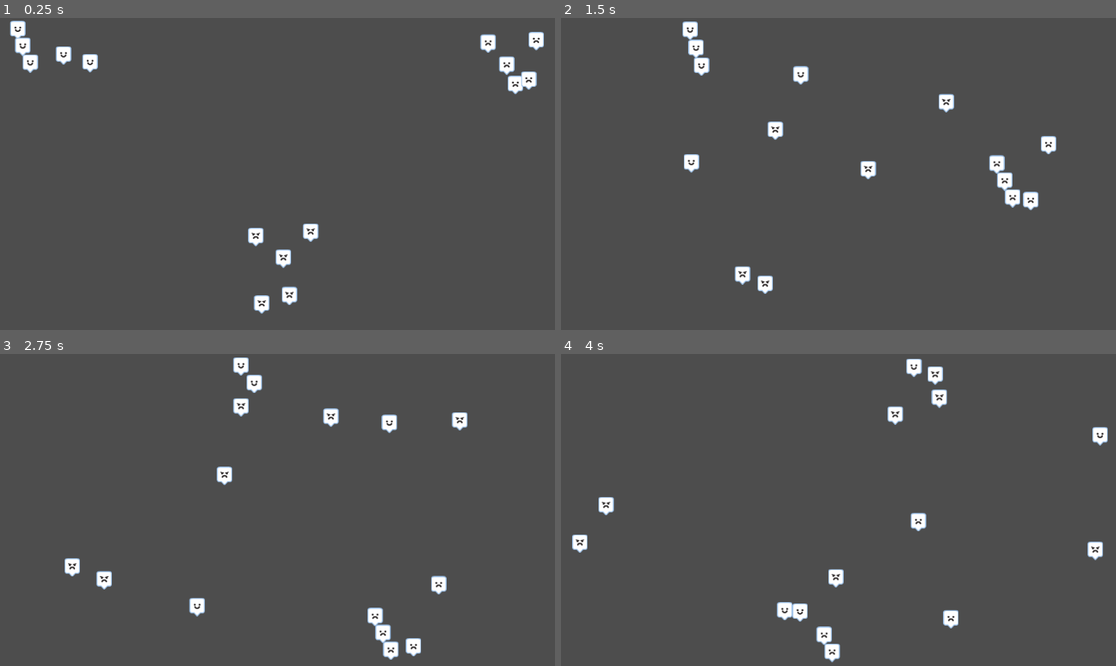
Above: before the commit, frames 1-4 (two rows, left to right).
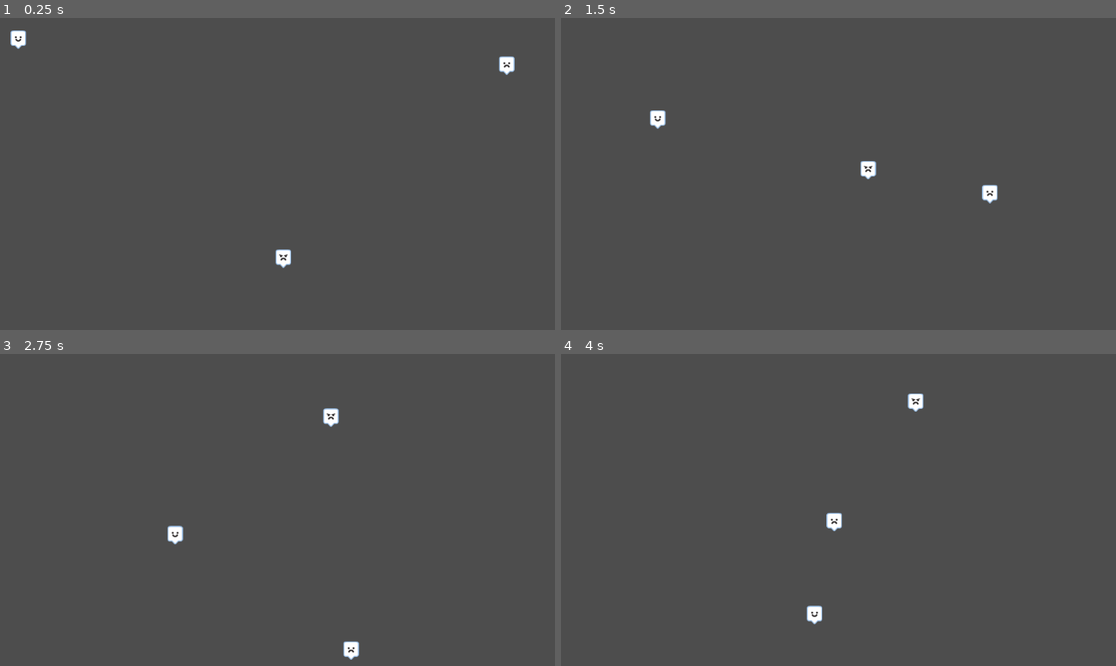
Above: after the commit, the same moments.

Repository: Steve-2045/nexus
Game: Godot game, scene res://espacio/mundo.tscn
Two runs of this game, one before a commit and one after it. Both use one fixed random seed, a clock stepped at 60 frames per second and the inputs below.
Inputs:
- Up to frame 1 (0.25 s): no input
- Up to frame 2 (1.5 s): no input
- Up to frame 3 (2.75 s): no input
- Up to frame 4 (4 s): no input

The runs differ from the first frame. In frame 1, 1.8% of the frame differs, in the area x 1-98%, y 0-95%; in frame 2, 2.3%; in frame 3, 2.3%; in frame 4, 2.6%, in the area x 2-99%, y 1-99%.

Commit message:
Fix rock-paper-scissors logic for guaranteed convergence

Diff:
--- a/espacio/mundo.tscn
+++ b/espacio/mundo.tscn
@@ -16,58 +16,10 @@
 position = Vector2(579, 534)
 script = ExtResource("2_5o1ci")
 
-[node name="Angry2" parent="." instance=ExtResource("1_1xg4q")]
-position = Vector2(616, 496)
-script = ExtResource("2_5o1ci")
-
-[node name="Angry3" parent="." instance=ExtResource("1_1xg4q")]
-position = Vector2(547, 496)
-script = ExtResource("2_5o1ci")
-
-[node name="Angry4" parent="." instance=ExtResource("1_1xg4q")]
-position = Vector2(621, 541)
-script = ExtResource("2_5o1ci")
-
-[node name="Angry5" parent="." instance=ExtResource("1_1xg4q")]
-position = Vector2(528, 552)
-script = ExtResource("2_5o1ci")
-
 [node name="Happy" parent="." instance=ExtResource("2_fawxr")]
 position = Vector2(41, 36)
-script = ExtResource("3_fawxr")
-
-[node name="Happy2" parent="." instance=ExtResource("2_fawxr")]
-position = Vector2(129, 89)
-script = ExtResource("3_fawxr")
-
-[node name="Happy3" parent="." instance=ExtResource("2_fawxr")]
-position = Vector2(31, 94)
-script = ExtResource("3_fawxr")
-
-[node name="Happy4" parent="." instance=ExtResource("2_fawxr")]
-position = Vector2(85, 110)
-script = ExtResource("3_fawxr")
-
-[node name="Happy5" parent="." instance=ExtResource("2_fawxr")]
-position = Vector2(106, 36)
 script = ExtResource("3_fawxr")
 
 [node name="Sad" parent="." instance=ExtResource("3_5o1ci")]
 position = Vector2(1082, 49)
 script = ExtResource("6_nfilq")
-
-[node name="Sad2" parent="." instance=ExtResource("3_5o1ci")]
-position = Vector2(1132, 41)
-script = ExtResource("6_nfilq")
-
-[node name="Sad3" parent="." instance=ExtResource("3_5o1ci")]
-position = Vector2(1057, 104)
-script = ExtResource("6_nfilq")
-
-[node name="Sad4" parent="." instance=ExtResource("3_5o1ci")]
-position = Vector2(1108, 117)
-script = ExtResource("6_nfilq")
-
-[node name="Sad5" parent="." instance=ExtResource("3_5o1ci")]
-position = Vector2(1020, 53)
-script = ExtResource("6_nfilq")
--- a/personajes/angry.gd
+++ b/personajes/angry.gd
@@ -117,38 +117,14 @@
 	# - Pierde contra SAD (Tijera)
 
 	if other_type == "happy":
-		# Angry vence a Happy
+		# Angry vence a Happy - Solo el ganador transforma
 		other_body.change_to("angry")
-	elif other_type == "sad":
-		# Sad vence a Angry
-		change_to("sad")
 
-	# Efecto rebote después de colisión
-	apply_collision_bounce(other_body)
-
-func apply_collision_bounce(other_body):
-	# Calcular dirección de separación
-	var separation = (global_position - other_body.global_position).normalized()
-
-	# Aplicar nueva dirección manteniendo velocidad constante
-	linear_velocity = separation * current_speed
-
-	# Añadir pequeña variación aleatoria a la dirección
-	var random_angle = randf_range(-0.2, 0.2)  # ±11 grados
-	linear_velocity = linear_velocity.rotated(random_angle)
-
-	# Asegurar velocidad constante después del rebote
-	linear_velocity = linear_velocity.normalized() * current_speed
 
 func change_to(new_type: String):
 	if new_type != emotion_type:
 		emotion_type = new_type
 		update_sprite()
-
-		# Mantener la misma velocidad, solo cambiar dirección ligeramente
-		var random_angle = randf_range(-0.1, 0.1)  # Pequeña variación
-		linear_velocity = linear_velocity.rotated(random_angle)
-		linear_velocity = linear_velocity.normalized() * current_speed
 
 func get_emotion_type() -> String:
 	return emotion_type
--- a/personajes/angry.tscn
+++ b/personajes/angry.tscn
@@ -1,8 +1,10 @@
-[gd_scene load_steps=3 format=3 uid="uid://bd7eqwp7c8b5r"]
+[gd_scene load_steps=4 format=3 uid="uid://bd7eqwp7c8b5r"]
 
 [ext_resource type="Texture2D" uid="uid://b0u0kfqrikn8m" path="res://sprites/emote_faceAngry.png" id="1_0hwbq"]
 
 [sub_resource type="CapsuleShape2D" id="CapsuleShape2D_f8alv"]
+
+[sub_resource type="CircleShape2D" id="CircleShape2D_0hwbq"]
 
 [node name="Angry" type="RigidBody2D"]
 
@@ -12,3 +14,9 @@
 [node name="CollisionShape2D" type="CollisionShape2D" parent="."]
 scale = Vector2(1.60383, 1.28944)
 shape = SubResource("CapsuleShape2D_f8alv")
+
+[node name="Area2D" type="Area2D" parent="."]
+
+[node name="CollisionShape2D" type="CollisionShape2D" parent="Area2D"]
+scale = Vector2(10, 10)
+shape = SubResource("CircleShape2D_0hwbq")
--- a/personajes/happy.gd
+++ b/personajes/happy.gd
@@ -117,38 +117,14 @@
 	# - Pierde contra ANGRY (Papel)
 
 	if other_type == "sad":
-		# Happy vence a Sad
+		# Happy vence a Sad - Solo el ganador transforma
 		other_body.change_to("happy")
-	elif other_type == "angry":
-		# Angry vence a Happy
-		change_to("angry")
 
-	# Efecto rebote después de colisión
-	apply_collision_bounce(other_body)
-
-func apply_collision_bounce(other_body):
-	# Calcular dirección de separación
-	var separation = (global_position - other_body.global_position).normalized()
-
-	# Aplicar nueva dirección manteniendo velocidad constante
-	linear_velocity = separation * current_speed
-
-	# Añadir pequeña variación aleatoria a la dirección
-	var random_angle = randf_range(-0.2, 0.2)  # ±11 grados
-	linear_velocity = linear_velocity.rotated(random_angle)
-
-	# Asegurar velocidad constante después del rebote
-	linear_velocity = linear_velocity.normalized() * current_speed
 
 func change_to(new_type: String):
 	if new_type != emotion_type:
 		emotion_type = new_type
 		update_sprite()
-
-		# Mantener la misma velocidad, solo cambiar dirección ligeramente
-		var random_angle = randf_range(-0.1, 0.1)  # Pequeña variación
-		linear_velocity = linear_velocity.rotated(random_angle)
-		linear_velocity = linear_velocity.normalized() * current_speed
 
 func get_emotion_type() -> String:
 	return emotion_type
--- a/personajes/happy.tscn
+++ b/personajes/happy.tscn
@@ -1,8 +1,10 @@
-[gd_scene load_steps=3 format=3 uid="uid://cxvk5qsrkrqxr"]
+[gd_scene load_steps=4 format=3 uid="uid://cxvk5qsrkrqxr"]
 
 [ext_resource type="Texture2D" uid="uid://vnmvvhnau1qc" path="res://sprites/emote_faceHappy.png" id="1_eyyqx"]
 
 [sub_resource type="CapsuleShape2D" id="CapsuleShape2D_f8alv"]
+
+[sub_resource type="CircleShape2D" id="CircleShape2D_eyyqx"]
 
 [node name="Happy" type="RigidBody2D"]
 
@@ -12,3 +14,9 @@
 [node name="CollisionShape2D" type="CollisionShape2D" parent="."]
 scale = Vector2(1.60383, 1.28944)
 shape = SubResource("CapsuleShape2D_f8alv")
+
+[node name="Area2D" type="Area2D" parent="."]
+
+[node name="CollisionShape2D" type="CollisionShape2D" parent="Area2D"]
+scale = Vector2(10, 10)
+shape = SubResource("CircleShape2D_eyyqx")
--- a/personajes/sad.gd
+++ b/personajes/sad.gd
@@ -117,38 +117,14 @@
 	# - Pierde contra HAPPY (Piedra)
 
 	if other_type == "angry":
-		# Sad vence a Angry
+		# Sad vence a Angry - Solo el ganador transforma
 		other_body.change_to("sad")
-	elif other_type == "happy":
-		# Happy vence a Sad
-		change_to("happy")
 
-	# Efecto rebote después de colisión
-	apply_collision_bounce(other_body)
-
-func apply_collision_bounce(other_body):
-	# Calcular dirección de separación
-	var separation = (global_position - other_body.global_position).normalized()
-
-	# Aplicar nueva dirección manteniendo velocidad constante
-	linear_velocity = separation * current_speed
-
-	# Añadir pequeña variación aleatoria a la dirección
-	var random_angle = randf_range(-0.2, 0.2)  # ±11 grados
-	linear_velocity = linear_velocity.rotated(random_angle)
-
-	# Asegurar velocidad constante después del rebote
-	linear_velocity = linear_velocity.normalized() * current_speed
 
 func change_to(new_type: String):
 	if new_type != emotion_type:
 		emotion_type = new_type
 		update_sprite()
-
-		# Mantener la misma velocidad, solo cambiar dirección ligeramente
-		var random_angle = randf_range(-0.1, 0.1)  # Pequeña variación
-		linear_velocity = linear_velocity.rotated(random_angle)
-		linear_velocity = linear_velocity.normalized() * current_speed
 
 func get_emotion_type() -> String:
 	return emotion_type
--- a/personajes/sad.tscn
+++ b/personajes/sad.tscn
@@ -1,8 +1,10 @@
-[gd_scene load_steps=3 format=3 uid="uid://30k30ol6k1ui"]
+[gd_scene load_steps=4 format=3 uid="uid://30k30ol6k1ui"]
 
 [ext_resource type="Texture2D" uid="uid://b7ogxo33017se" path="res://sprites/emote_faceSad.png" id="1_g25le"]
 
 [sub_resource type="CapsuleShape2D" id="CapsuleShape2D_f8alv"]
+
+[sub_resource type="CircleShape2D" id="CircleShape2D_g25le"]
 
 [node name="Sad" type="RigidBody2D"]
 scale = Vector2(0.994938, 1.01872)
@@ -13,3 +15,9 @@
 [node name="CollisionShape2D" type="CollisionShape2D" parent="."]
 scale = Vector2(1.60383, 1.28944)
 shape = SubResource("CapsuleShape2D_f8alv")
+
+[node name="Area2D" type="Area2D" parent="."]
+
+[node name="CollisionShape2D" type="CollisionShape2D" parent="Area2D"]
+scale = Vector2(10, 10)
+shape = SubResource("CircleShape2D_g25le")
